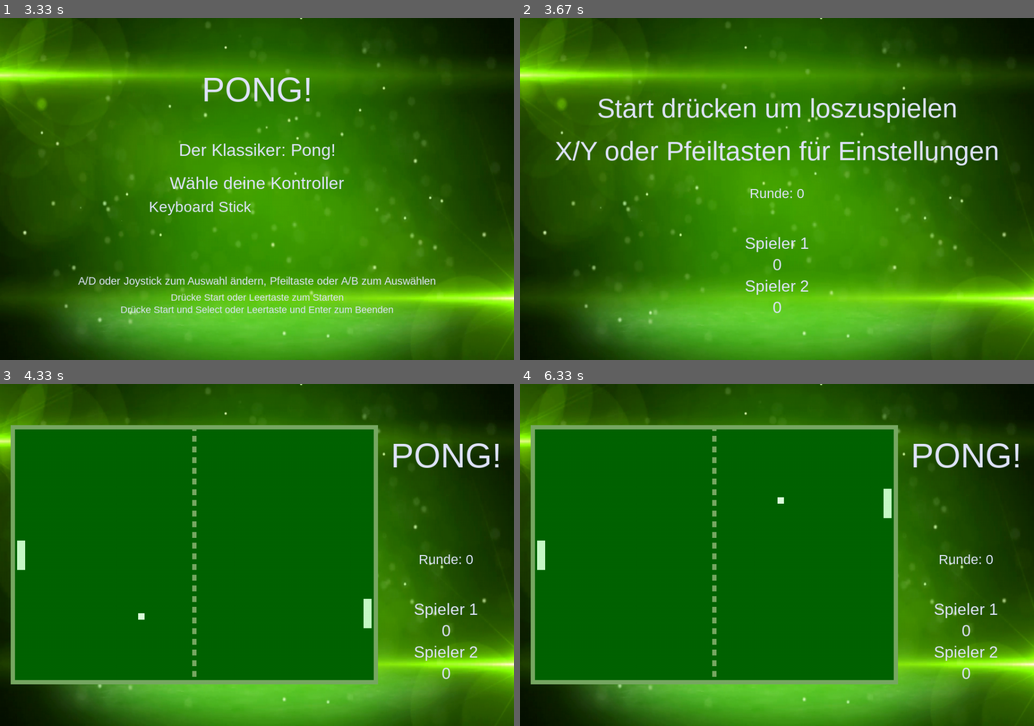
Above: before the commit, frames 1-4 (two rows, left to right).
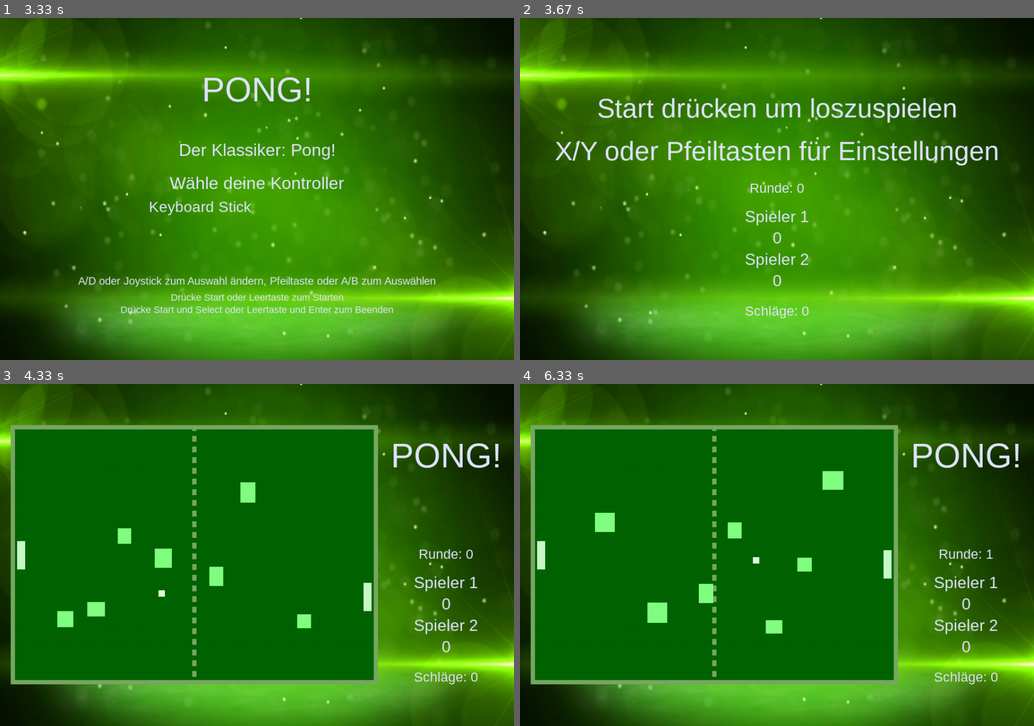
Above: after the commit, the same moments.

Repository: astroPythoner/pygame_Pong
Game: pygame game, started from pong.py
Two runs of this game, one before a commit and one after it. Both use one fixed random seed, a clock stepped at 60 frames per second and the inputs below.
Inputs:
- Up to frame 1 (3.33 s): hold Right 0.33-0.8 s; hold Up 0.83-1.3 s; tap D at 1.33 s; tap A at 1.67 s; hold Right from 2.83 s (still down)
- Up to frame 2 (3.67 s): release Right at 3.47 s
- Up to frame 3 (4.33 s): tap Space at 4 s
- Up to frame 4 (6.33 s): hold Left 4.5-4.8 s; hold Up 4.83-5.2 s; hold W 4.83-5.2 s; hold Up 5.23-5.53 s; hold W 5.23-5.53 s; tap Space at 5.97 s

Frame 1 is identical in both runs. In frame 2, 1.2% of the frame differs, in the area x 43-57%, y 48-88%; in frame 3, 2.5%; in frame 4, 2.8%, in the area x 3-93%, y 25-88%.

Commit message:
Hindernisse, wenn eingestellt auch bewegt; Ball wird immer schneller; Schläge werden hochgezählt; Debug; ...

Diff:
--- a/constants.py
+++ b/constants.py
@@ -46,6 +46,7 @@
 PLAYER_COLOR = (200,250,200)
 BALL_COLOR = (220,255,220)
 MAKIERUNGEN = (120,170,100)
+HINDERNIS_COLOR = (130,255,130)
 
 # finde passendste Schriftart zu arial.
 font_name = pygame.font.match_font('arial')
--- a/pong.py
+++ b/pong.py
@@ -35,6 +35,13 @@
         self.spiel_num = 0
         self.player0_wins = 0
         self.player1_wins = 0
+
+        # Erreichtes
+        self.schläge = 0  # Zählt hoch, wie oft der Ball von den Spielern zurückgeschossen wurde
+
+        # Debug gibt einige Prints aus und setzt an Abprallpunkte einen Sprite
+        self.debug = False
+        self.abprallort = None
 
     def set_spielfeldwerte(self):
         querkant = False
@@ -488,14 +495,12 @@
     def show_game_info(self, surf, center_x,center_y = HEIGHT*3/5):
         if self.game_status == None:
             self.draw_text(surf, "PONG!", 64, center_x, HEIGHT / 6.5)
-        self.draw_text(surf, "Spieler 1", 30, center_x, center_y + 20)
-        self.draw_text(surf, "Spieler 2", 30, center_x, center_y + 100)
-        self.draw_text(surf, str(self.player0_wins), 30, center_x, center_y + 60)
-        self.draw_text(surf, str(self.player1_wins), 30, center_x, center_y + 140)
-        if not self.multiplayer:
-            self.draw_text(surf, "Runde: {}".format(self.spiel_num), 25, center_x, center_y - 70)
-        else:
-            self.draw_text(surf, "Runde: {}".format(self.spiel_num), 25, center_x, center_y - 30)
+        self.draw_text(surf, "Runde: {}".format(self.spiel_num), 25, center_x, center_y - 80)
+        self.draw_text(surf, "Spieler 1", 30, center_x, center_y - 30)
+        self.draw_text(surf, "Spieler 2", 30, center_x, center_y + 50)
+        self.draw_text(surf, str(self.player0_wins), 30, center_x, center_y + 10)
+        self.draw_text(surf, str(self.player1_wins), 30, center_x, center_y + 90)
+        self.draw_text(surf, "Schläge: "+str(self.schläge), 25, center_x, center_y + 150)
 
     def show_end_game_info(self, surf, center_x, y, gewonnener_spieler = None):
         if self.game_status == NEXT_GAME:
@@ -590,11 +595,17 @@
             self.draw_display()
             self.all_sprites.draw(screen)
 
+            # Im Debug letzten Abprallort zeichnen
+            if self.debug and self.abprallort is not None:
+                pygame.draw.rect(screen, TEXT_RED, pygame.Rect(self.abprallort[0] - 3, self.abprallort[1] - 3, 7, 7))
+
             # Nachdem alles gezeichnet ist anzeigen
             pygame.display.flip()
 
     def new(self):
         self.all_sprites = pygame.sprite.LayeredUpdates()
+        self.alles_abprallende = pygame.sprite.Group()
+        self.hindernisse = pygame.sprite.Group()
 
         # neues Spielfeld
         self.set_spielfeldwerte()
@@ -607,6 +618,24 @@
             self.player1 = Player(self, 1, is_computer=True)
         self.all_sprites.add(self.player0)
         self.all_sprites.add(self.player1)
+        self.alles_abprallende.add(self.player0)
+        self.alles_abprallende.add(self.player1)
+
+        # Wenn so eingestellt Hindernisse erzeugen
+        if self.with_hindernissen:
+            bisherige_x = []
+            while len(bisherige_x)/100 < 7:
+                x = random.randrange(int(self.spielfeldx + 100), int(self.spielfeldx+self.spielfeldbreite - 100))
+                y = random.randrange(int(self.spielfeldy + 100), int(self.spielfeldy+self.spielfeldhoehe - 100))
+                width = random.randrange(25,40)
+                height = random.randrange(25,40)
+                if x not in bisherige_x:
+                    hindernis = Hindernis(self,(x,y),(width,height))
+                    self.hindernisse.add(hindernis)
+                    self.all_sprites.add(hindernis)
+                    self.alles_abprallende.add(hindernis)
+                    for i in range (-50,50):
+                        bisherige_x.append(x + i)
 
         # Ball erstellen
         self.ball = Ball(self)
@@ -614,18 +643,38 @@
 
         # Spielwerte zurücksetzten
         self.game_status = None
+        self.schläge = 0
+        self.abprallort = None
 
     def detect_and_react_collisions(self):
-        for player_num, player in enumerate([self.player0, self.player1]):
-            hit = pygame.sprite.collide_rect(player, self.ball)
+        # Überprüfen ob der Ball irgendwo abprallen soll
+        for hindernis in self.alles_abprallende:
+            hit = pygame.sprite.collide_rect(self.ball,hindernis)
             if hit:
-                abstand_von_der_mitte = player.rect.centery - self.ball.rect.centery
-                if player_num == 0:
-                    self.ball.pos.x = player.rect.right + 6
-                else:
-                    self.ball.pos.x = player.rect.left - 6
-                self.ball.vel = self.ball.vel.rotate(abstand_von_der_mitte)
-                self.ball.vel.x = - self.ball.vel.x
+                if self.debug: # Position des Abpralls für den Debug merken
+                    self.abprallort = self.ball.rect.center
+                if hindernis in [self.player0,self.player1]:
+                    self.schläge += 1
+                if self.ball.pos.y - self.ball.vel.y > hindernis.rect.bottom: # von unten dagegen
+                    self.ball.pos.y = hindernis.rect.bottom + 6
+                    self.ball.vel.y = -self.ball.vel.y
+                    if self.debug:
+                        print("von unten")
+                elif self.ball.pos.y - self.ball.vel.y < hindernis.rect.top: # von oben dagegen
+                    self.ball.pos.y = hindernis.rect.top - 6
+                    self.ball.vel.y = -self.ball.vel.y
+                    if self.debug:
+                        print("von oben")
+                if self.ball.pos.x - self.ball.vel.x < hindernis.rect.left: # von links dagegen
+                    self.ball.pos.x = hindernis.rect.left - 6
+                    self.ball.vel.x = -self.ball.vel.x
+                    if self.debug:
+                        print("von links")
+                elif self.ball.pos.x - self.ball.vel.x > hindernis.rect.right: # von rechts dagegen
+                    self.ball.pos.x = hindernis.rect.right + 6
+                    self.ball.vel.x = -self.ball.vel.x
+                    if self.debug:
+                        print("von rechts")
 
     def draw_display(self):
         # Bildschrim zeichnen
@@ -652,6 +701,7 @@
 
     def make_game_end(self, gewonnener_spieler=None):
         self.game_status = NEXT_GAME
+        self.spiel_num += 1
         screen.blit(background, background_rect)
         if gewonnener_spieler == 0:
             self.player0_wins += 1
--- a/sprites.py
+++ b/sprites.py
@@ -11,7 +11,7 @@
         self.is_computer = is_computer
         pygame.sprite.Sprite.__init__(self)
         # Rechteck
-        self.image = pygame.Surface((15, 55))
+        self.image = pygame.Surface((15, self.game.spielfeldhoehe/9))
         self.image.fill(PLAYER_COLOR)
         self.rect = self.image.get_rect()
         # positionieren
@@ -23,7 +23,7 @@
 
     def update(self):
         if self.is_computer:
-            self.rect.centery = self.game.ball.rect.centery
+            self.rect.centery = self.game.ball.rect.centery + 10
         else:
             if self.game.check_key_pressed(MOVE_UP, self.player_num):
                 self.rect.y -= self.game.spielfeldhoehe / 50
@@ -42,36 +42,110 @@
         self.image = pygame.Surface((12, 12))
         self.image.fill(BALL_COLOR)
         self.rect = self.image.get_rect()
-        self.pos = pygame.math.Vector2([self.game.spielfeldx + self.game.spielfeldbreite/2 + 1,HEIGHT/2])
+        self.pos = pygame.math.Vector2(self.game.spielfeldx + self.game.spielfeldbreite/2 + 1,HEIGHT/2)
         self.direction = [random.uniform(30, 60),random.uniform(120,150),random.uniform(210,240),random.uniform(300,330)][random.randrange(0,4)]
-        self.vel = pygame.math.Vector2(8, 0).rotate(self.direction)
+        self.vel = pygame.math.Vector2(5, 0).rotate(self.direction)
 
     def update(self):
+        #bewegen
         self.pos += self.vel
         self.rect.center = self.pos
-        if self.rect.top < self.game.spielfeldy + 8:
+        # oben und unten anstoßen
+        if self.rect.top <= self.game.spielfeldy + 8:
+            if self.game.debug:
+                print("Oben an der Wand abrpallen")
             self.rect.top = self.game.spielfeldy + 8
             self.vel.y = -self.vel.y
+            # Fliegt der Ball seitlich am Rand kann er dadruch, dass die Spieler sich nur bis zum Spielfeldrandbewegen können, festhängen. Er fliegt daher zur Seite
+            if self.vel.y == 0:
+                if self.game.debug:
+                    print("Vertikaler Flug erkannt")
+                if self.get_direction() == RIGHT:
+                    self.vel = self.vel.rotate(20)
+                else:
+                    self.vel = self.vel.rotate(-20)
+            # Ein Horizontal fliegender Ball fliegt eventuell endlos hoch und runter. Daher fliegt er zur Seite
+            elif self.vel.x == 0:
+                if self.game.debug:
+                    print("Horizontaler Flug erkannt")
+                if self.pos.x < self.game.spielfeldx + self.game.spielfeldbreite/2:
+                    self.vel = self.vel.rotate(-20)
+                else:
+                    self.vel = self.vel.rotate(20)
             # Fliegt der Ball zu gerade nach oben dauert es ewig bis er ein Ziel erreicht. Daher fliegt er zur Seite
-            if self.get_direction() == RIGHT and self.vel.x * 3 < self.vel.y:
-                self.vel = self.vel.rotate(-15)
-            elif self.get_direction() == LEFT and - (self.vel.x * 3) < self.vel.y:
-                self.vel = self.vel.rotate(15)
-        if self.rect.bottom > self.game.spielfeldy + self.game.spielfeldhoehe - 7:
+            else:
+                if self.get_direction() == RIGHT and self.vel.x * 3 < self.vel.y:
+                    if self.game.debug:
+                        print("Flug zu wenig nach rechts geneigt")
+                    self.vel = self.vel.rotate(-15)
+                elif self.get_direction() == LEFT and - (self.vel.x * 3) < self.vel.y:
+                    if self.game.debug:
+                        print("Flug zu wenig nach links geneigt")
+                    self.vel = self.vel.rotate(15)
+        if self.rect.bottom >= self.game.spielfeldy + self.game.spielfeldhoehe - 7:
+            if self.game.debug:
+                print("Unten an der Wand abrpallen")
             self.rect.bottom = self.game.spielfeldy + self.game.spielfeldhoehe - 7
             self.vel.y = -self.vel.y
+            # Fliegt der Ball seitlich am Rand kann er dadruch, dass die Spieler sich nur bis zum Spielfeldrandbewegen können, festhängen. Er fliegt daher zur Seite
+            if self.vel.y == 0:
+                if self.game.debug:
+                    print("Vertikaler Flug erkannt")
+                if self.get_direction() == RIGHT:
+                    self.vel = self.vel.rotate(-20)
+                else:
+                    self.vel = self.vel.rotate(20)
             # Fliegt der Ball zu gerade nach unten dauert es ewig bis er ein Ziel erreicht. Daher fliegt er zur Seite
-            if self.get_direction() == RIGHT and self.vel.x * 3 < -self.vel.y:
-                self.vel = self.vel.rotate(15)
-            elif self.get_direction() == LEFT and - (self.vel.x * 3) < -self.vel.y:
-                self.vel = self.vel.rotate(-15)
+            elif self.vel.x == 0:
+                if self.game.debug:
+                    print("Horizontaler Flug erkannt")
+                if self.pos.x < self.game.spielfeldx + self.game.spielfeldbreite/2:
+                    self.vel = self.vel.rotate(20)
+                else:
+                    self.vel = self.vel.rotate(+20)
+            else:
+                if self.get_direction() == RIGHT and self.vel.x * 3 < -self.vel.y:
+                    if self.game.debug:
+                        print("Flug zu wenig nach rechts geneigt")
+                    self.vel = self.vel.rotate(15)
+                elif self.get_direction() == LEFT and - (self.vel.x * 3) < -self.vel.y:
+                    if self.game.debug:
+                        print("Flug zu wenig nach links geneigt")
+                    self.vel = self.vel.rotate(-15)
+        # links oder rechts rausgeflogen <- Spiel endet
         if self.rect.left < self.game.spielfeldx:
             self.game.make_game_end(1)
         if self.rect.right > self.game.spielfeldx + self.game.spielfeldbreite:
             self.game.make_game_end(0)
+
+        # Schneller werden (in Abhängigkeit von den Schläge nach der Funktion m * x + b)
+        self.vel.scale_to_length(1/8 * self.game.schläge + 5)
 
     def get_direction(self):
         if self.vel.x < 0:
             return LEFT
         else:
             return RIGHT
+
+class Hindernis(pygame.sprite.Sprite):
+    def __init__(self, game, pos, size):
+        self._layer = 2
+        self.game = game
+        pygame.sprite.Sprite.__init__(self)
+        self.image = pygame.Surface(size)
+        self.image.fill(HINDERNIS_COLOR)
+        self.rect = self.image.get_rect()
+        self.rect.center = pos
+        self.direction = random.choice([MOVE_UP,MOVE_DOWN])
+        self.speed = random.randrange(1,3)
+
+    def update(self):
+        if self.game.with_moving_hindernisse:
+            if self.direction == MOVE_UP:
+                self.rect.y -= self.speed
+            else:
+                self.rect.y += self.speed
+            if self.rect.top <= self.game.spielfeldy + 50:
+                self.direction = MOVE_DOWN
+            if self.rect.bottom >= self.game.spielfeldy + self.game.spielfeldhoehe - 50:
+                self.direction = MOVE_UP
